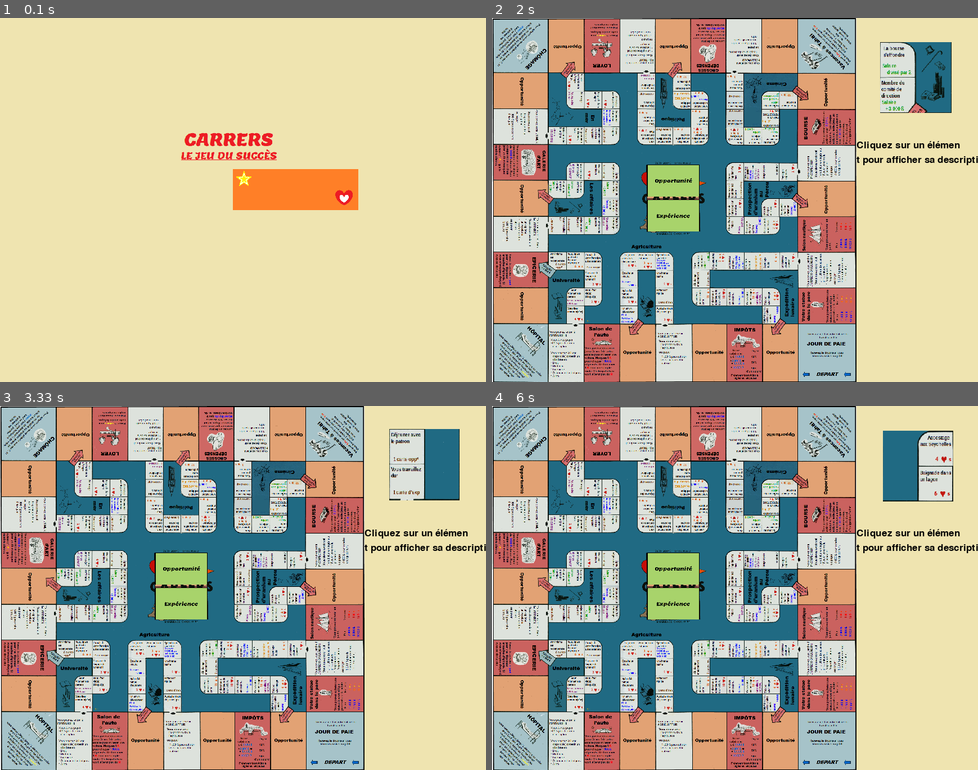
Above: before the commit, frames 1-4 (two rows, left to right).
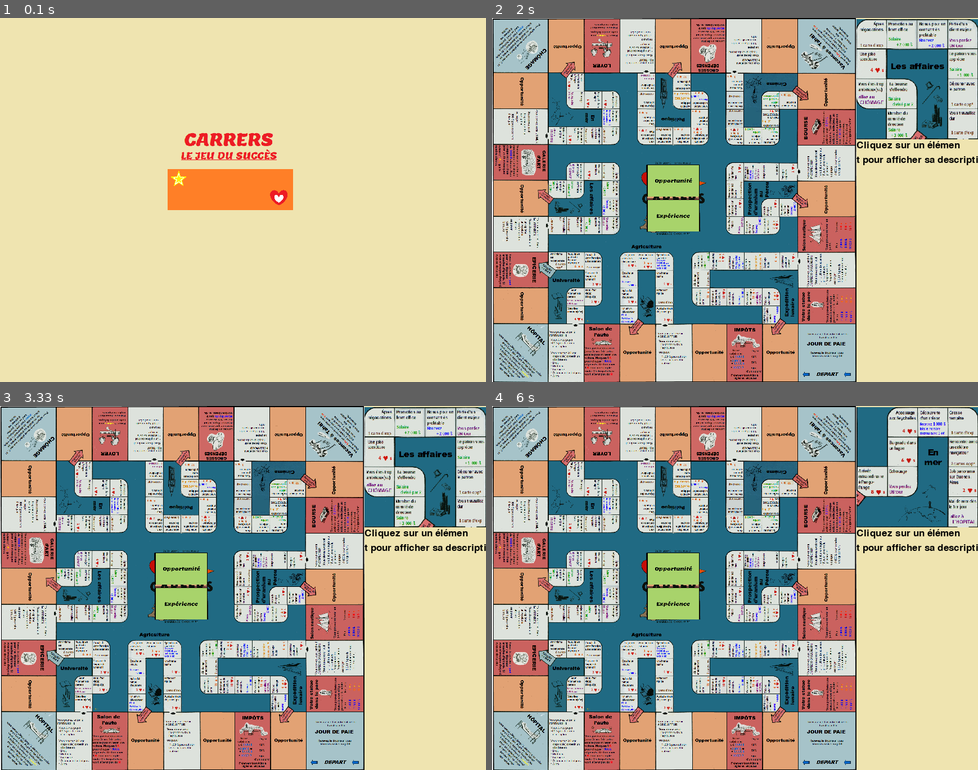
Above: after the commit, the same moments.

Repository: ashesilver/online-games
Game: pygame game, started from Carrers/Client.py
Same seed, same stepped clock (60 frames per second), same inputs: the game is played once before the commit and once after it.
Inputs (mouse positions are in pixels of both pictures, inside the frame that each line leads up to):
- Up to frame 1 (0.1 s): no input
- Up to frame 2 (2 s): click (735, 200) at 0.38 s; click (618, 203) at 0.72 s; click (807, 72) at 1.05 s; click (608, 65) at 1.38 s; click (560, 189) at 1.72 s
- Up to frame 3 (3.33 s): click (243, 631) at 2.05 s; click (174, 511) at 2.38 s; click (58, 507) at 2.72 s; click (82, 624) at 3.05 s
- Up to frame 4 (6 s): click (837, 522) at 3.38 s; click (589, 467) at 3.72 s; click (618, 653) at 4.05 s; click (628, 522) at 4.38 s; click (589, 722) at 4.72 s; click (837, 540) at 5.05 s; click (637, 617) at 5.38 s; click (618, 493) at 5.72 s

The runs differ from the first frame. In frame 1, 3.2% of the frame differs, in the area x 34-74%, y 41-53%; in frame 2, 6.9%; in frame 3, 6.7%; in frame 4, 7.9%, in the area x 75-100%, y 0-34%.

Commit message:
small patch for BoardGames. starting server-client transmissions

Diff:
--- a/Carrers/Client.py
+++ b/Carrers/Client.py
@@ -1,12 +1,7 @@
 import Libs.socketdatamanager as socketdatamanager, Libs.kernelPygame as kernelPygame, Libs.boardGames as boardGames
+from Libs.socketdatamanager import IN,OUT
 
-
-#original resolution : (1200,900)
-window = kernelPygame.Graphics(resRatio =4/3)
-#relative window (nice, userfriendly)
-screen_ratio = window.screen_l/1200
-
-
+CATCHUP = 19999
 
 def game_gen(players):
 	board,decks,die = None,[],[]
@@ -29,23 +24,41 @@
 
 	return board,decks,die
 
+def game_connect(roomkey):
+	adr = "127.0.0.1"
+	return socketdatamanager.Stream(socketdatamanager.create_socket(adr,roomkey),way=IN)
+
+def game_create():
+	exchange = game_connect(CATCHUP)
+	return exchange(retur=True)
+
+
 
 players = ["J1","J2","J3","J4","J5"]
+exit = False
+menu = True
+zoomCarrer = True
+
+
+#original resolution : (1200,900)
+window = kernelPygame.Graphics(resRatio =4/3)
+#relative window (nice, userfriendly)
+screen_ratio = window.screen_l/1200
+window.bckg = "./sprites/bck_menu.png"
+
+
 board,decks,die = game_gen(players)
-exit = False
-
-menu = True
-window.bckg = "./sprites/bck_menu.png"
 menu_bttn_gameLaunch = kernelPygame.Button(
-											[int(575*screen_ratio),int(374*screen_ratio)],
-											[int(311*screen_ratio),int(102*screen_ratio)],
-											"./sprites/Jouer.menu.idle.png","./sprites/Jouer.menu.click.png","./sprites/Jouer.menu.hover.png")
-
+	[int(415*screen_ratio),int(374*screen_ratio)],
+	[int(311*screen_ratio),int(102*screen_ratio)],
+	"./sprites/Jouer.menu.idle.png","./sprites/Jouer.menu.click.png","./sprites/Jouer.menu.hover.png")
 ZOOM = {"pos" : [int(900*screen_ratio),0],"size" : [int(300*screen_ratio),int(300*screen_ratio)]}
 zoomTargetText = kernelPygame.Textzone(26,[ZOOM["pos"][0],ZOOM["pos"][1]+ZOOM["size"][1]],maxlength=34,text = "Cliquez sur un élément pour afficher sa description ici",lines=5)
 zoomTargetText.loadKeysAttributes()
 zoomTargetText.text = "Cliquez sur un élément pour afficher sa description ici"
 zoomTarget = {**ZOOM,"imageAdress":"./sprites/whitespace.bmp","size":[int(300*screen_ratio),int(300*screen_ratio)],"position":[int(900*screen_ratio),0],"image" : None}
+
+
 """ POUR LE MAIN SERVER"""
 for x in decks :
 	x.chooseTopcard()
@@ -63,7 +76,7 @@
 		#window.displayActivatable(board.image)
 
 		if board.clickableGrid():
-			#print(board.clickableGrid.mp)
+			#print([board.clickableGrid.mp[0]*screen_ratio,board.clickableGrid.mp[1]*screen_ratio])
 			zoomImage = None
 			zoomTargetText.text = "Cliquez sur un élément pour afficher sa description ici"
 			if board.clickableGrid.mp[0] < 134*screen_ratio :
@@ -77,7 +90,7 @@
 					array = ["opt","A3","A4","opt","A6","A7","opt"]
 					arrayTxt = [ "recevez une carte d'opportunité",
 							"Vous pouvez partir en mer. Prix d'admission : 100ß",
-							"Vous pouvez acheter un maximum de 2 tableaux pour int(300*screen_ratio)0ß chacun. Marquez autant d'étoiles que le nombre des dés et de tableaux",
+							"Vous pouvez acheter un maximum de 2 tableaux pour 3000ß chacun. Marquez autant d'étoiles que le nombre des dés et de tableaux",
 							"recevez une carte d'opportunité",
 							"Vous pouvez faire des affaires. Prix d'admission : 500ß",
 							"Payez le 1/4 de votre argent liquide",
@@ -99,7 +112,7 @@
 					array = ["opt","C1","D1","opt","F1","G1","opt"]
 					arrayTxt = [ "recevez une carte d'opportunité",
 							"Payez 1/2 de votre salaire",
-							"Vous pouvez faire de la politique. Prix d'admission : int(300*screen_ratio)0ß",
+							"Vous pouvez faire de la politique. Prix d'admission : 3000ß",
 							"recevez une carte d'opportunité",
 							"Payez 10% de votre argent liquide mulitiplié par le nombre du dé",
 							"Vous pouvez faire du cinéma. Prix d'admission : 1000ß",
@@ -113,13 +126,13 @@
 
 				elif board.clickableGrid.mp[1] > 134*screen_ratio and board.clickableGrid.mp[1] < 757*screen_ratio :
 					#carré interieur
-					array= [ [l+c for l in "BCDEFGH"] for c in "2345678" ]
-					counterarray = [ l+c for l in "DEF" for c in "456"]
+					array= [ [l+c for l in "BCDEFGH"] for c in "2345678" ] if not(zoomCarrer) else [['M','M',"P","P","P","C","C"],['M','M',"P","P","P","C","C"],["A","A",None,None,None,"U","U"],["A","A",None,None,None,"U","U"],["A","A",None,None,None,"U","U"],["D","D","F","F","Ltop","L","L"],["D","D","F","F","Ltop","L","L"]]
+					counterarray = [ l+c for l in "DEF" for c in "456"] + [None]
 
 					for i in range(7):
 						for y in range(7):
 							if not(array[i][y] in counterarray) and (134*screen_ratio + y*89*screen_ratio < board.clickableGrid.mp[0] and 13 …(215 unchanged characters)…
-								zoomImage = window.load_image(f"./sprites/board.{array[i][y]}.png",[int(300*screen_ratio),int(300*screen_ratio)])
+								zoomImage = window.load_image(f"./sprites/{'board' if not(zoomCarrer) else 'carrer'}.{array[i][y]}.png",[int(300*screen_ratio),int(300*screen_ratio)])
 
 
 				else :
@@ -148,7 +161,7 @@
 					#sideright line
 					array = ["opt","I3","I4","opt","I6","I7","I8"]
 					arrayTxt = [ "recevez une carte d'opportunité",
-							"Vous pouvez acheter des actions pour int(300*screen_ratio)0ß chacune. ",
+							"Vous pouvez acheter des actions pour 3000ß chacune. ",
 							"Vous pouvez participer à la prospection d'uranium. Prix d'admission : 4000ß",
 							"recevez une carte d'opportunité",
 							"Vous pouvez acheter des coeurs",
--- a/Carrers/Libs/boardGames.py
+++ b/Carrers/Libs/boardGames.py
@@ -22,7 +22,7 @@
 
 	def roll(self):
 		from random import randint
-		self.value = randint(self.size)
+		self.value = {"total" : randint(self.size), "details" : None}
 
 	def multiRoll(self, amount = 2, modifier = 0):
 		from random import randint
@@ -32,7 +32,7 @@
 			det.append(a)
 			r+=a
 
-		self.value = {"total" : r+modifier, "details" : det, "modifier" : modifier}
+		self.value = {"total" : r+modifier, "details" : det}
 
 	def __call__(self, amount=1, modifier = 0):
 		if amount > 1 :
@@ -59,10 +59,19 @@
 	def __init__(self, array = [], counts = []):
 		self.id_list = array
 		self.counts = counts
+		self.topcard = None
 
 	def chooseTopcard(self):
 		import random
 		self.topcard = random.choice([ x for x in self.id_list for i in range(self.counts[self.id_list.index(x)]) ])
+
+	def draw(self):
+		if self.topcard == None :
+			self.chooseTopcard()
+		self.counts[index(self.topcard)] -=1
+		res = self.topcard;self.topcard = None
+		return res
+
 
 	def __repr__(self):
 		return str([ x.__repr__() for x in self.id_list for i in range(self.counts[self.id_list.index(x)])  ])
@@ -152,10 +161,16 @@
 		m = self.total%i
 		return [ x+r for x in self.details(m) ]
 
+	def verify(self, amount=0):
+		return self.total - amount > 0
+
+
 	def transfer(self,other,amount=0):
-
-		self.total += amount
-		other.total -= amount
+		if self.verify(amount):
+			self.total += amount
+			other.total -= amount
+		else :
+			return False
 
 
 
--- a/Carrers/Libs/socketdatamanager.py
+++ b/Carrers/Libs/socketdatamanager.py
@@ -1,5 +1,8 @@
 #socketdatamanager
 import socket
+
+IN = True
+OUT = False
 
 class Data(object):
 	"""docstring for SuperData"""
@@ -89,9 +92,31 @@
 	def __call__(self, content = None , vartype = "str", splitter = ';', subtype = None, endbuffer = "-TRover-", encoding= "utf-8", retur = False) :
 		if not(content is None) :
 			self.content = content
-		if self.way == "IN" :
+		if self.way :
 			self.recieve(endbuffer = endbuffer, encoding= encoding)
 			return self.unpack(retur = retur)
 		else :
 			self.pack(vartype = vartype, splitter = splitter, subtype = subtype)
 			self.send(endbuffer = endbuffer, encoding= encoding)
+
+
+def create_socket(adr,port,server = False):
+	s = socket.socket(socket.AF_INET,socket.SOCK_STREAM)
+	if server :
+		s.bind((adr, port))
+		s.listen(1)
+
+		connection = None
+		while connection == None:
+			client, connection = s.accept()
+		s.send(bytes(f"hello {connection}",encoding))
+
+	else :
+
+		s.connect((adr, port))
+		response = None
+		while response == None:
+		    response = s.recv(128)
+		print("connected to server !", response.decode("utf-8")[:-8])
+
+	return s
--- a/Carrers/Running_catch.py
+++ b/Carrers/Running_catch.py
@@ -4,6 +4,8 @@
 BORNEINF = 19995
 PORTS = [ i for i in range(BORNEINF,20000)]
 
+
+"""
 def get_available_port():
 	r=20000
 	with open("connection_list.txt",'r') as f :
@@ -31,9 +33,12 @@
 	with open("connection_list.txt",'a') as f:
 		f.write(f"(id)={name}::(client)={adress}::(host)={port}")
 	return
+"""
+
 
 while True :
+	"""
 	port = get_available_port()
 	sckt,stream,adress = await_connection(port)
 	stream.way = "IN"
-	register_connection(port,stream(),adress)
+	register_connection(port,stream(),adress)"""
--- a/Carrers/Server.py
+++ b/Carrers/Server.py
@@ -2,9 +2,25 @@
 
 mabanque = boardGames.Bank([boardGames.BankNote(x) for x in [50,100,500,1000,5000,10000]],700000)
 
-
+"""
 print(mabanque.equilibrium())
 
 print(mabanque.details(1750))
 
-player = boardGames.Player()
+player = boardGames.Player()"""
+
+#New game
+
+def game_gen(players):
+	decks=[]
+	import data.gamedata as data
+	for x in data.cards :
+		decks.append( boardGames.Deck(array = [ boardGames.Card(*y) for y in data.cards[x]["cards"] ], counts = [ (data.cards[x]["count"][i] if len(players)<5 else data.cards[x]["count"][i]+data.cards[x]["supp"][i]) for i in range(len(data.cards[x]["count"])) ] ))
+	board = boardGames.Board()
+	dice = boardGames.Dice()
+
+	return board,decks,dice
+
+
+with open("connection_list.txt","r") as file :
+	l = [ int(x.split("::")[-1].split()[-1][:-1]) for x in f.readlines() ]
Binary file changed: Carrers/sprites/board.A1.png
Binary file changed: Carrers/sprites/board.A9.png
Binary file changed: Carrers/sprites/board.I9.png
Binary file added: Carrers/sprites/carrer.A.png
Binary file added: Carrers/sprites/carrer.C.png
Binary file added: Carrers/sprites/carrer.D.png
Binary file added: Carrers/sprites/carrer.F.png
Binary file added: Carrers/sprites/carrer.L.png
Binary file added: Carrers/sprites/carrer.Ltop.png
Binary file added: Carrers/sprites/carrer.M.png
Binary file added: Carrers/sprites/carrer.P.png
Binary file added: Carrers/sprites/carrer.U.png
